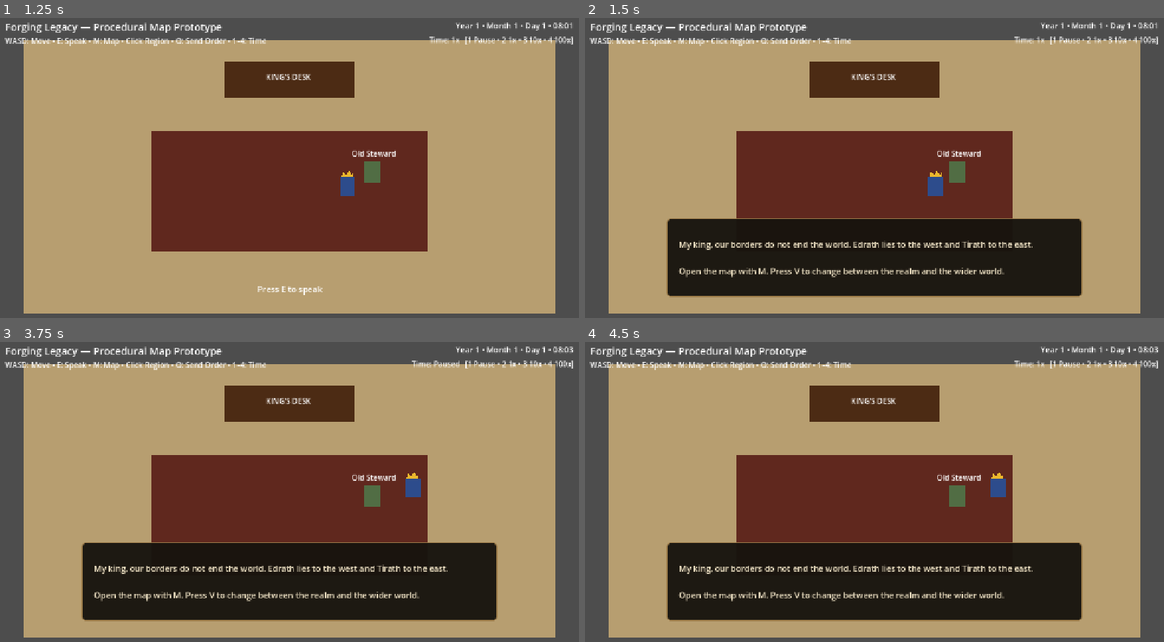
Above: before the commit, frames 1-4 (two rows, left to right).
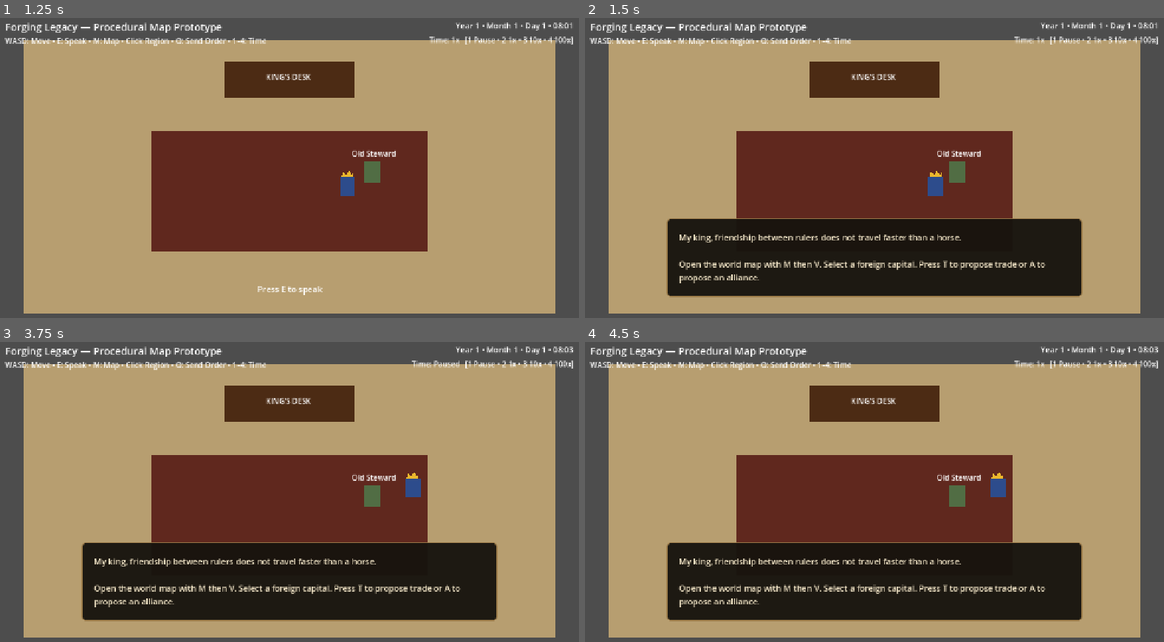
Above: after the commit, the same moments.

Repository: thomasmcanerney-gif/forging-legacy-game
Game: Godot game, scene res://scenes/main.tscn
Two runs of this game, one before a commit and one after it. Both use one fixed random seed, a clock stepped at 60 frames per second and the inputs below.
Inputs (mouse positions are in pixels of both pictures, inside the frame that each line leads up to):
- Up to frame 1 (1.25 s): tap Enter at 0.5 s; move the mouse to (416, 159) at 0.52 s; hold D (move_right) from 0.53 s (still down); tap E (interact) at 0.6 s; click (416, 159) at 0.67 s; tap T at 0.8 s
- Up to frame 2 (1.5 s): tap E (interact) at 1.25 s; move the mouse to (758, 192) at 1.27 s; release D (move_right) at 1.28 s; hold S (move_down) from 1.28 s (still down); tap T at 1.35 s
- Up to frame 3 (3.75 s): tap E (interact) at 1.55, 2.1, 3.05, 3.5 s; move the mouse to (347, 429) at 2.02 s; release S (move_down) at 2.03 s; hold D (move_right) 2.03-2.78 s; tap T at 2.3, 2.85 s; move the mouse to (260, 567) at 2.77 s; hold W (move_up) 2.78-3.53 s; click (260, 567) at 2.92 s; move the mouse to (468, 552) at 3.52 s; hold A (move_left) from 3.53 s (still down); tap 1 at 3.6 s
- Up to frame 4 (4.5 s): keep holding A (move_left); tap T at 3.8 s; tap Space at 4.25 s; move the mouse to (695, 450) at 4.27 s; tap 2 at 4.35 s

Frame 1 is identical in both runs. In frame 2, 3.1% of the frame differs, in the area x 16-80%, y 71-89%; in frame 3, 3.1%; in frame 4, 3.1%.

Commit message:
Add playable diplomacy proposals

Diff:
--- a/scripts/main.gd
+++ b/scripts/main.gd
@@ -18,13 +18,15 @@
 @onready var procedural_map: ProceduralMap = $UI/MapPanel/ProceduralMap
 @onready var messenger_marker: Polygon2D = $UI/MapPanel/ProceduralMap/Messenger
 
-var dialogue_open := false
-var map_open := false
-var world_view := false
-var selected_region_index := 0
-var selected_kingdom_id := "player"
+var diplomacy_system: DiplomacySystem = DiplomacySystem.new()
+var dialogue_open: bool = false
+var map_open: bool = false
+var world_view: bool = false
+var selected_region_index: int = 0
+var selected_kingdom_id: String = "player"
 
 func _ready() -> void:
+	add_child(diplomacy_system)
 	dialogue_panel.visible = false
 	prompt.visible = false
 	map_panel.visible = false
@@ -38,6 +40,10 @@
 	messenger_system.journey_progress.connect(_on_journey_progress)
 	messenger_system.phase_changed.connect(_on_messenger_phase_changed)
 	messenger_system.journey_completed.connect(_on_journey_completed)
+	diplomacy_system.mission_started.connect(_on_diplomacy_started)
+	diplomacy_system.mission_progress.connect(_on_diplomacy_progress)
+	diplomacy_system.phase_changed.connect(_on_diplomacy_phase_changed)
+	diplomacy_system.mission_completed.connect(_on_diplomacy_completed)
 	_on_time_changed(game_time.get_display_text())
 	_on_speed_changed(game_time.get_speed_name())
 	_update_map_mode_text()
@@ -45,12 +51,15 @@
 
 func _process(delta: float) -> void:
 	messenger_system.advance(delta, game_time.speed_multiplier)
+	if diplomacy_system.active:
+		var diplomatic_target: WorldKingdomData = kingdom_state.get_world_kingdom(diplomacy_system.target_id)
+		diplomacy_system.advance(delta, game_time.speed_multiplier, diplomatic_target)
 	var close_enough: bool = player.global_position.distance_to(advisor.global_position) < 90.0
 	prompt.visible = close_enough and not dialogue_open and not map_open
 	if close_enough and Input.is_action_just_pressed("interact") and not map_open:
 		_set_dialogue_open(not dialogue_open)
 		if dialogue_open:
-			dialogue_text.text = "My king, our borders do not end the world. Edrath lies to the west and Tirath to the east.\n\nOpen the map with M. Press V to change between the realm and the wider world."
+			dialogue_text.text = "My king, friendship between rulers does not travel faster than a horse.\n\nOpen the world map with M then V. Select a foreign capital. Press T to propose trade or A to propose an alliance."
 	if dialogue_open and Input.is_action_just_pressed("ui_cancel"):
 		_set_dialogue_open(false)
 
@@ -71,8 +80,13 @@
 				if map_open:
 					_toggle_world_view()
 			KEY_T:
-				if map_open and not world_view and not messenger_system.active:
+				if map_open and world_view:
+					_send_diplomatic_proposal("trade")
+				elif map_open and not messenger_system.active:
 					_cycle_selected_region()
+			KEY_A:
+				if map_open and world_view:
+					_send_diplomatic_proposal("alliance")
 			KEY_O:
 				if map_open and not world_view:
 					_send_regional_order()
@@ -94,26 +108,33 @@
 		_update_map_mode_text()
 		if world_view:
 			_update_selected_kingdom_display()
-		elif not messenger_system.active:
+		else:
 			_update_selected_region_display()
+		_update_marker_visibility()
 
 func _toggle_world_view() -> void:
 	world_view = not world_view
 	procedural_map.set_world_view(world_view)
-	messenger_marker.visible = messenger_system.active and not world_view
 	_update_map_mode_text()
+	_update_marker_visibility()
 	if world_view:
 		_update_selected_kingdom_display()
 	else:
 		_update_selected_region_display()
 
+func _update_marker_visibility() -> void:
+	if world_view:
+		messenger_marker.visible = diplomacy_system.active
+	else:
+		messenger_marker.visible = messenger_system.active
+
 func _update_map_mode_text() -> void:
 	if world_view:
 		map_title.text = "THE THREE KINGDOMS"
-		map_help.text = "Click a capital • V: Realm view • Esc/M: Close"
+		map_help.text = "Click capital • T: Trade • A: Alliance • V: Realm view • Esc/M: Close"
 	else:
 		map_title.text = "THE YOUNG KINGDOM"
-		map_help.text = "Click regional center • O: Send order • V: World view • Esc/M: Close"
+		map_help.text = "Click region • O: Send order • V: World view • Esc/M: Close"
 
 func _cycle_selected_region() -> void:
 	var ids: Array[String] = kingdom_state.get_region_ids()
@@ -158,7 +179,12 @@
 		map_status.text = "Click a capital to inspect a neighboring kingdom."
 		return
 	selected_region_label.text = "Selected: %s" % world_kingdom.get_summary()
-	map_status.text = world_kingdom.disposition
+	if diplomacy_system.active:
+		map_status.text = "An envoy is already abroad. Only one diplomatic mission is supported in this prototype."
+	elif world_kingdom.id == "player":
+		map_status.text = world_kingdom.disposition
+	else:
+		map_status.text = "%s  T: propose trade • A: propose alliance" % world_kingdom.disposition
 
 func _send_regional_order() -> void:
 	if messenger_system.active:
@@ -167,6 +193,23 @@
 	var region: RegionData = _get_selected_region()
 	if region != null:
 		messenger_system.start_journey(region)
+
+func _send_diplomatic_proposal(proposal: String) -> void:
+	if diplomacy_system.active:
+		map_status.text = "Your envoy is already abroad."
+		return
+	var target: WorldKingdomData = kingdom_state.get_world_kingdom(selected_kingdom_id)
+	var player_kingdom: WorldKingdomData = kingdom_state.get_world_kingdom("player")
+	if target == null or player_kingdom == null or target.id == "player":
+		map_status.text = "Select Edrath or Tirath before sending an envoy."
+		return
+	if proposal == "trade" and target.trade_agreement:
+		map_status.text = "A trade agreement with %s already exists." % target.display_name
+		return
+	if proposal == "alliance" and target.alliance:
+		map_status.text = "%s is already your ally." % target.display_name
+		return
+	diplomacy_system.start_mission(target, proposal, player_kingdom.world_position)
 
 func _set_dialogue_open(open: bool) -> void:
 	dialogue_open = open
@@ -181,13 +224,16 @@
 	speed_label.text = "Time: %s   [1 Pause • 2 1x • 3 10x • 4 100x]" % speed_name
 
 func _on_journey_started(target_id: String) -> void:
-	messenger_marker.visible = not world_view
-	messenger_marker.position = kingdom_state.capital_position
+	if not world_view:
+		messenger_marker.visible = true
+		messenger_marker.position = kingdom_state.capital_position
 	var region: RegionData = kingdom_state.get_region(target_id)
 	if region != null and not world_view:
 		selected_region_label.text = "Active route: %s" % region.get_summary()
 
 func _on_journey_progress(progress: float, returning: bool, target_id: String) -> void:
+	if world_view:
+		return
 	var route: PackedVector2Array = kingdom_state.get_route(target_id)
 	if route.size() < 2:
 		return
@@ -214,7 +260,67 @@
 		map_status.text = text
 
 func _on_journey_completed(_target_id: String) -> void:
-	messenger_marker.position = kingdom_state.capital_position
-	messenger_marker.visible = false
-	if not world_view:
+	if not world_view:
+		messenger_marker.position = kingdom_state.capital_position
+		messenger_marker.visible = false
 		_update_selected_region_display()
+
+func _on_diplomacy_started(target_id: String, proposal: String) -> void:
+	if not world_view:
+		return
+	var player_kingdom: WorldKingdomData = kingdom_state.get_world_kingdom("player")
+	if player_kingdom != null:
+		messenger_marker.position = player_kingdom.world_position
+	messenger_marker.visible = true
+	selected_kingdom_id = target_id
+	selected_region_label.text = "Envoy mission: %s" % proposal.capitalize()
+
+func _on_diplomacy_progress(progress: float, returning: bool, target_id: String) -> void:
+	if not world_view:
+		return
+	var player_kingdom: WorldKingdomData = kingdom_state.get_world_kingdom("player")
+	var target: WorldKingdomData = kingdom_state.get_world_kingdom(target_id)
+	if player_kingdom == null or target == null:
+		return
+	if returning:
+		messenger_marker.position = target.world_position.lerp(player_kingdom.world_position, progress)
+	else:
+		messenger_marker.position = player_kingdom.world_position.lerp(target.world_position, progress)
+
+func _on_diplomacy_phase_changed(text: String) -> void:
+	if world_view:
+		map_status.text = text
+
+func _on_diplomacy_completed(target_id: String, proposal: String, outcome: String) -> void:
+	var target: WorldKingdomData = kingdom_state.get_world_kingdom(target_id)
+	if target == null:
+		return
+	var result_text: String = ""
+	if proposal == "trade":
+		if outcome == "accepted":
+			target.trade_agreement = true
+			target.change_relation(8)
+			result_text = "%s accepted a trade agreement. Relations improved." % target.ruler_name
+		elif outcome == "countered":
+			target.change_relation(2)
+			result_text = "%s declined full trade, but offered a limited border market instead. Counteroffer received." % target.ruler_name
+		else:
+			target.change_relation(-3)
+			result_text = "%s refused the trade proposal." % target.ruler_name
+	elif proposal == "alliance":
+		if outcome == "accepted":
+			target.alliance = true
+			target.change_relation(12)
+			result_text = "%s accepted the alliance. Your kingdoms are now bound together." % target.ruler_name
+		elif outcome == "countered":
+			target.change_relation(4)
+			result_text = "%s would not accept an alliance, but proposed a non-aggression understanding." % target.ruler_name
+		else:
+			target.change_relation(-5)
+			result_text = "%s refused the alliance." % target.ruler_name
+	selected_kingdom_id = target_id
+	if world_view:
+		messenger_marker.visible = false
+		selected_region_label.text = "Reply: %s" % target.get_summary()
+		map_status.text = result_text
+	procedural_map.queue_redraw()
